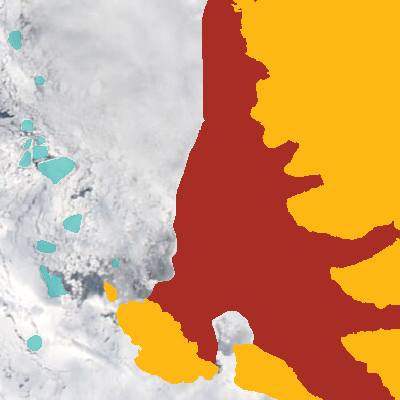
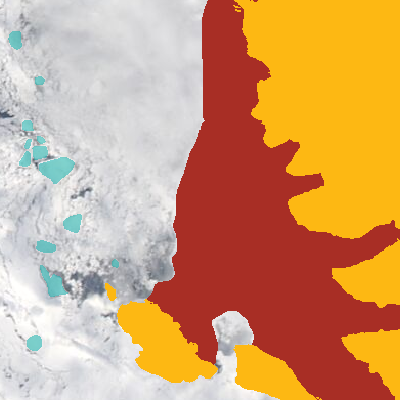
Layered file, before and after one edit (w=400, h=400). Changes by layer:
painted on "landmask" (2nd of 2) over [104, 0, 400, 400]
painted on "landfast ice" over [147, 0, 400, 400]
